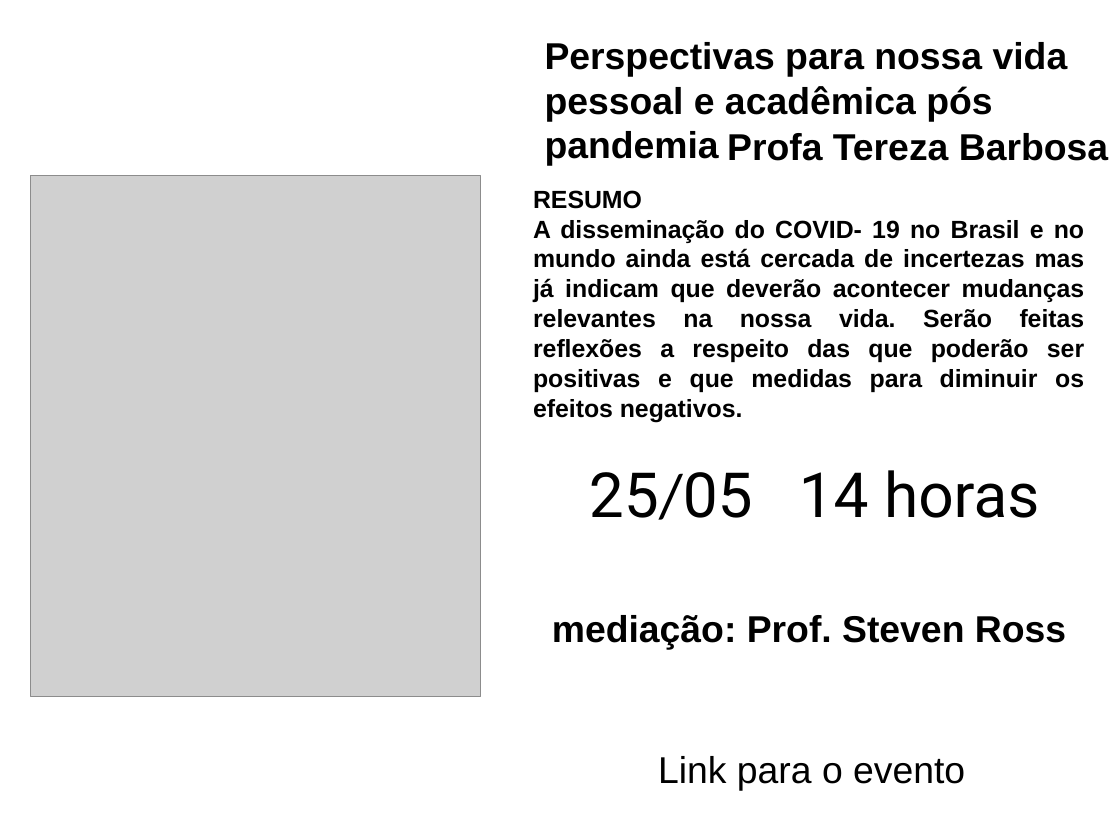
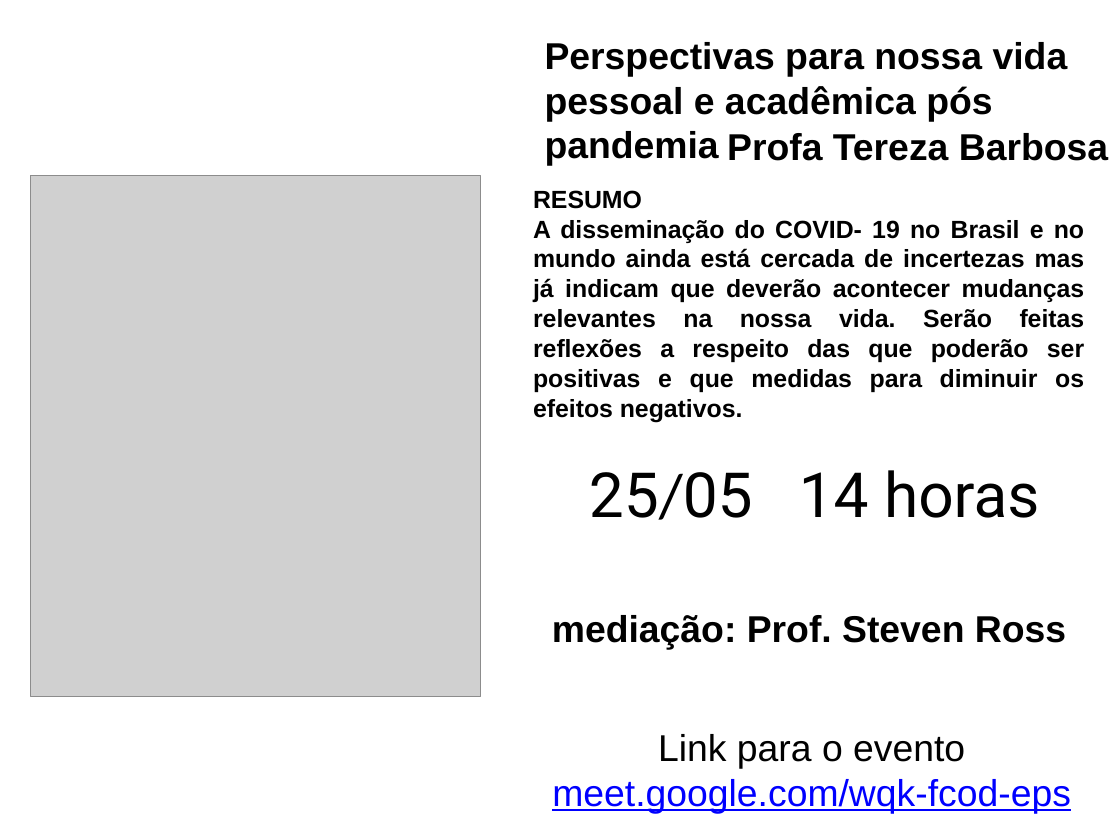
Before and after one commit to DATAUNIRIO/DMQ_Talks, a slide deck: slide 4 of libs/uds/flyer.pptx. Drawn at 1120x840 pixels with LibreOffice and Linux fonts; fonts in the diff are those of the drawing; grey boxes stand for pictures; background and template pictures are left out. Boxes give left, top, right and bottom in pixels: in the first picture for what was removed or moved away, otherwise in the second. Text is boxed around its words. In the diff, an @@ line names an element or a change of style, - is before the commit and + after.

```diff
--- a/libs/uds/flyer.pptx
+++ b/libs/uds/flyer.pptx
@@ text at (552,779,1071,813): paragraph added @@
+meet.google.com/wqk-fcod-eps
```
Also in this commit, not shown: 2 other files.
